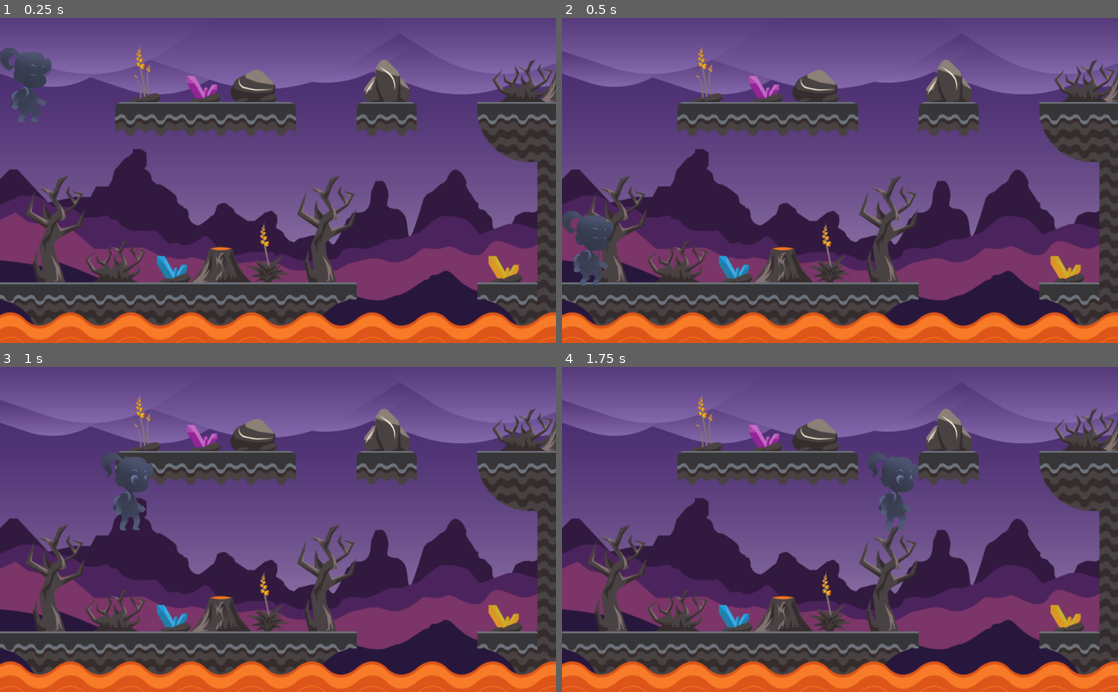
Above: before the commit, frames 1-4 (two rows, left to right).
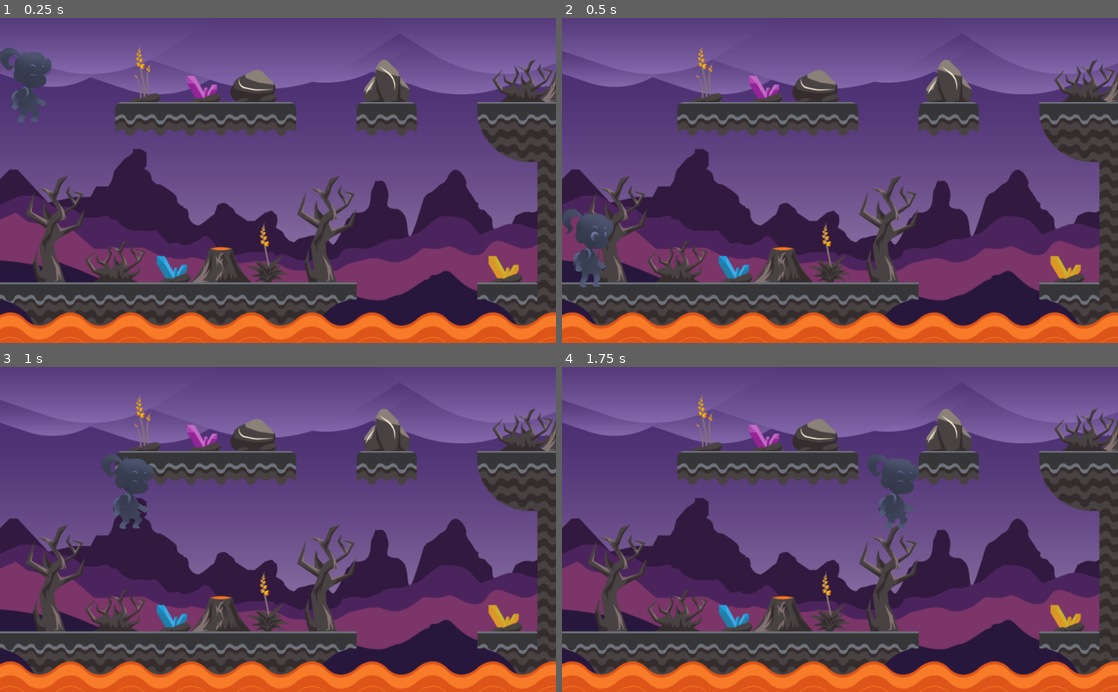
Above: after the commit, the same moments.

Repository: esterfogaca/WGJ2020
Game: Godot game, scene res://scenes/World.tscn
The game is run twice, just before and just after one commit, with the same random seed, the same clock (stepped at 60 frames per second) and the same inputs.
Inputs:
- Up to frame 1 (0.25 s): no input
- Up to frame 2 (0.5 s): no input
- Up to frame 3 (1 s): hold Right (right) from 0.53 s (still down); tap Up (up_jump) at 0.77 s
- Up to frame 4 (1.75 s): keep holding Right (right); tap Up (up_jump) at 1.52 s

Frame 1 is identical in both runs. In frame 2, 0.2% of the frame differs, in the area x 0-10%, y 58-83%; in frame 3, 0.2%; in frame 4, 0.2%.

Commit message:
feat(player): Fixed animations.

Diff:
--- a/actors/Girl.tscn
+++ b/actors/Girl.tscn
@@ -17,12 +17,12 @@
 }, {
 "frames": [ ExtResource( 4 ) ],
 "loop": true,
-"name": "walk_left",
+"name": "jump",
 "speed": 5.0
 }, {
 "frames": [ ExtResource( 6 ) ],
 "loop": true,
-"name": "walk_right",
+"name": "walk",
 "speed": 5.0
 } ]
 
@@ -36,7 +36,8 @@
 [node name="AnimatedSprite" type="AnimatedSprite" parent="."]
 position = Vector2( 22.6274, -144.25 )
 frames = SubResource( 1 )
-animation = "walk_left"
+animation = "idle"
+frame = 4
 playing = true
 
 [node name="Camera2D" type="Camera2D" parent="."]
--- a/scenes/Girl.gd
+++ b/scenes/Girl.gd
@@ -14,18 +14,19 @@
 
 	if Input.is_action_pressed("left"):
 		velocity.x = max(velocity.x-ACCELERATION, -MAX_SPEED)
-		$AnimatedSprite.play("walk_left")
+		$AnimatedSprite.play("walk")
 		$AnimatedSprite.flip_h = true
 
 	elif Input.is_action_pressed("right"):
 		velocity.x = min(velocity.x+ACCELERATION, MAX_SPEED)
-		$AnimatedSprite.play("walk_right")
+		$AnimatedSprite.play("walk")
 		$AnimatedSprite.flip_h = false
 	else:
-		#$AnimatedSprite.play("Idle")
+		$AnimatedSprite.play("idle")
 		friction = true
 
 	if is_on_floor():
+		$AnimatedSprite.play("idle")
 		if Input.is_action_just_pressed("up_jump"):
 			velocity.y = JUMP_HEIGHT
 			$AudioJump.play()
@@ -33,7 +34,7 @@
 			velocity.x = lerp(velocity.x, 0, 0.2)
 
 	else:
-		#$AnimatedSprite.play("jump")
+		$AnimatedSprite.play("jump")
 		if friction == true:
 			velocity.x = lerp(velocity.x, 0, 0.05)
 
